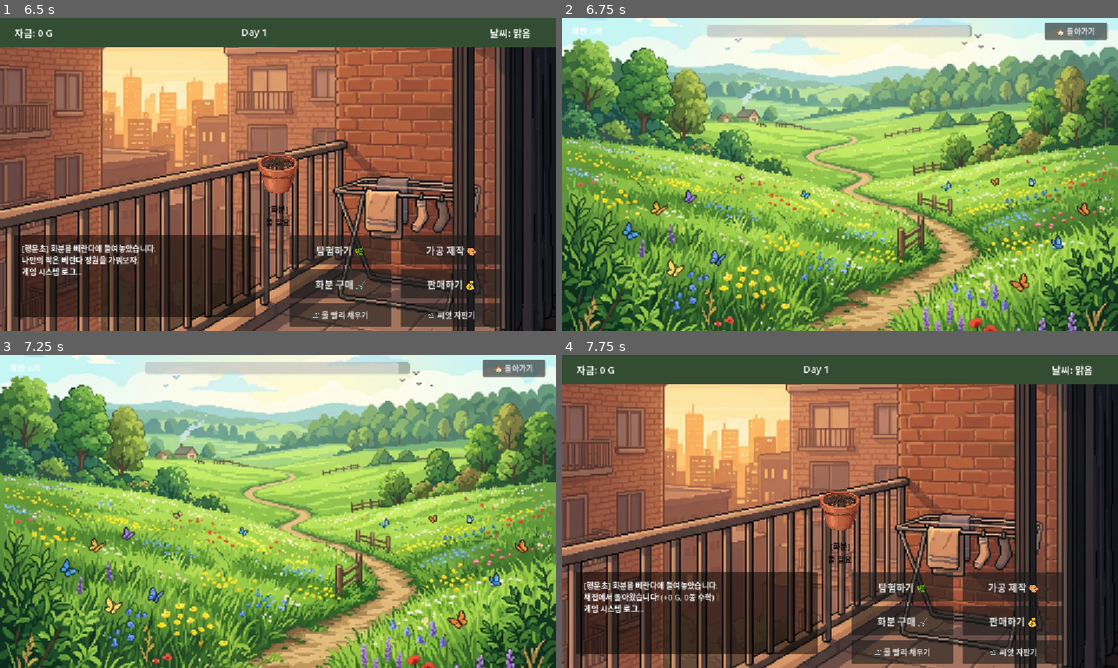
Above: before the commit, frames 1-4 (two rows, left to right).
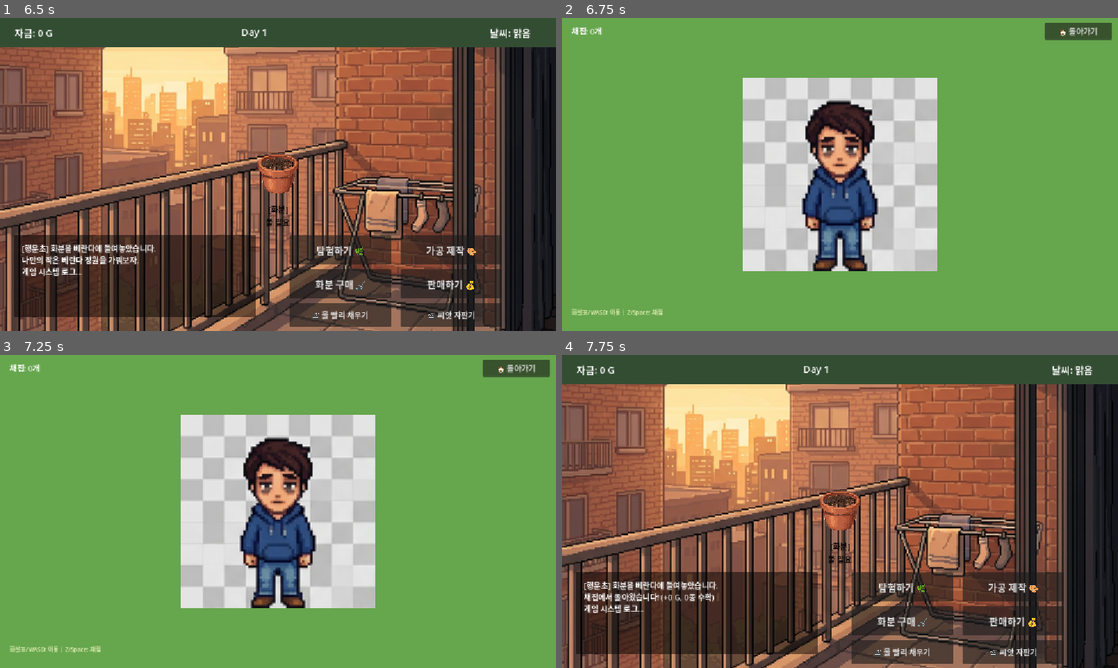
Above: after the commit, the same moments.

Repository: 9959930-code/plant-collector-game
Game: Godot game, scene res://Scenes/TitleScreen.tscn
Same seed, same stepped clock (60 frames per second), same inputs: the game is played once before the commit and once after it.
Inputs (mouse positions are in pixels of both pictures, inside the frame that each line leads up to):
- Up to frame 1 (6.5 s): click "🌱 시작하기" at 0.5 s; tap Enter (ui_accept) at 1.25, 2.27, 2.3, 2.57, 3.77, 3.8, 4.07, 5.27, 5.3, 5.57 s; move the mouse to (400, 158) at 1.27 s; hold Right (ui_right) 1.28-2.03 s; hold Enter (ui_accept) 1.28-2.03 s; click (400, 158) at 1.42 s; move the mouse to (166, 190) at 2.02 s; hold Down (ui_down) 2.03-2.78 s; tap Space at 2.1, 3.6, 5.1 s; move the mouse to (333, 105) at 2.77 s; hold Right (ui_right) 2.78-3.53 s; hold Enter (ui_accept) 2.78-3.53 s; move the mouse to (250, 237) at 3.52 s; hold Up (ui_up) 3.53-4.28 s; click (250, 237) at 3.67 s; move the mouse to (444, 221) at 4.27 s; hold Enter (ui_accept) 4.28-5.03 s; hold Left (ui_left) 4.28-5.78 s; move the mouse to (111, 127) at 5.02 s; move the mouse to (305, 174) at 5.77 s; hold Down (ui_down) from 5.78 s (still down); hold Enter (ui_accept) from 5.78 s (still down); click (305, 174) at 5.92 s
- Up to frame 2 (6.75 s): release Down (ui_down) at 6.5 s; release Enter (ui_accept) at 6.5 s; click "탐험하기 🌿" at 6.5 s
- Up to frame 3 (7.25 s): no input
- Up to frame 4 (7.75 s): click "🏠 돌아가기" at 7.25 s

Frame 1 is identical in both runs. In frame 2, 90% of the frame differs, in the area x 0-100%, y 0-100%; in frame 3, 90%; in frame 4, nothing differs.
Error after the commit: Invalid assignment of property or key 'text' with value of type 'String' on a base object of type 'Nil'. (res://Scripts/WildPlant.gd:16)

Commit message:
🎮 대대적 개편 Phase 1: 타일맵 월드 + 캐릭터 이동 시스템
스타듀밸리/포켓몬 스타일로 완전 재구성:
- Player.gd: 4방향 이동 + 스프라이트시트 자동 SpriteFrames 생성
- Player.tscn: CharacterBody2D + 충돌체 + 인터랙션 레이캐스트 + 카메라
- FieldMap.gd/tscn: 걸어다니는 들판 + 야생식물 랜덤 배치
- WildPlant.gd/tscn: 다가가서 Z키로 채집하는 인터랙션 오브젝트
- 에셋 3종: 타일셋, 캐릭터 스프라이트시트, 식물 성장 시트
- MainGame 탐험 버튼 → 새 FieldMap으로 연결

Diff:
--- /dev/null
+++ b/Scenes/FieldMap.tscn
@@ -0,0 +1,52 @@
+[gd_scene load_steps=3 format=3 uid="uid://field_map_scene"]
+
+[ext_resource type="Script" path="res://Scripts/FieldMap.gd" id="1_fm"]
+[ext_resource type="PackedScene" path="res://Scenes/Player.tscn" id="2_player"]
+
+[node name="FieldMap" type="Node2D"]
+script = ExtResource("1_fm")
+
+[node name="Background" type="ColorRect" parent="."]
+offset_right = 800.0
+offset_bottom = 600.0
+color = Color(0.35, 0.55, 0.25, 1)
+
+[node name="GrassOverlay" type="ColorRect" parent="."]
+offset_left = 50.0
+offset_top = 50.0
+offset_right = 750.0
+offset_bottom = 550.0
+color = Color(0.4, 0.65, 0.3, 1)
+
+[node name="Player" parent="." instance=ExtResource("2_player")]
+position = Vector2(400, 300)
+
+[node name="UI" type="CanvasLayer" parent="."]
+
+[node name="ItemLabel" type="Label" parent="UI"]
+offset_left = 20.0
+offset_top = 15.0
+offset_right = 200.0
+offset_bottom = 40.0
+theme_override_font_sizes/font_size = 16
+theme_override_colors/font_color = Color(1, 1, 1, 1)
+text = "채집: 0개"
+
+[node name="BackButton" type="Button" parent="UI"]
+offset_left = 1000.0
+offset_top = 10.0
+offset_right = 1140.0
+offset_bottom = 45.0
+theme_override_font_sizes/font_size = 16
+text = "🏠 돌아가기"
+
+[node name="HintLabel" type="Label" parent="UI"]
+offset_left = 20.0
+offset_top = 600.0
+offset_right = 400.0
+offset_bottom = 630.0
+theme_override_font_sizes/font_size = 12
+theme_override_colors/font_color = Color(1, 1, 0.8, 0.8)
+text = "화살표/WASD: 이동 | Z/Space: 채집"
+
+[connection signal="pressed" from="UI/BackButton" to="." method="_on_back_pressed"]
--- /dev/null
+++ b/Scenes/Player.tscn
@@ -0,0 +1,27 @@
+[gd_scene load_steps=2 format=3 uid="uid://player_scene"]
+
+[ext_resource type="Script" path="res://Scripts/Player.gd" id="1_player"]
+
+[sub_resource type="RectangleShape2D" id="RectangleShape2D_player"]
+size = Vector2(14, 10)
+
+[node name="Player" type="CharacterBody2D"]
+script = ExtResource("1_player")
+collision_layer = 1
+collision_mask = 1
+
+[node name="AnimatedSprite2D" type="AnimatedSprite2D" parent="."]
+
+[node name="CollisionShape2D" type="CollisionShape2D" parent="."]
+position = Vector2(0, 6)
+shape = SubResource("RectangleShape2D_player")
+
+[node name="InteractRay" type="RayCast2D" parent="."]
+target_position = Vector2(0, 20)
+collision_mask = 2
+enabled = true
+
+[node name="Camera2D" type="Camera2D" parent="."]
+zoom = Vector2(2.5, 2.5)
+position_smoothing_enabled = true
+position_smoothing_speed = 8.0
--- /dev/null
+++ b/Scenes/WildPlant.tscn
@@ -0,0 +1,35 @@
+[gd_scene load_steps=2 format=3 uid="uid://wild_plant_scene"]
+
+[ext_resource type="Script" path="res://Scripts/WildPlant.gd" id="1_wp"]
+
+[node name="WildPlant" type="StaticBody2D"]
+script = ExtResource("1_wp")
+collision_layer = 2
+collision_mask = 0
+
+[node name="Sprite2D" type="Sprite2D" parent="."]
+scale = Vector2(0.8, 0.8)
+modulate = Color(0.2, 0.8, 0.2, 1)
+
+[node name="CollisionShape2D" type="CollisionShape2D" parent="."]
+
+[node name="Label" type="Label" parent="."]
+offset_left = -25.0
+offset_top = -30.0
+offset_right = 25.0
+offset_bottom = -12.0
+theme_override_font_sizes/font_size = 10
+text = "식물"
+horizontal_alignment = 1
+visible = false
+
+[node name="InteractHint" type="Label" parent="."]
+offset_left = -20.0
+offset_top = 10.0
+offset_right = 20.0
+offset_bottom = 25.0
+theme_override_font_sizes/font_size = 8
+theme_override_colors/font_color = Color(1, 1, 0.5, 1)
+text = "[Z]"
+horizontal_alignment = 1
+visible = false
--- /dev/null
+++ b/Scripts/FieldMap.gd
@@ -0,0 +1,56 @@
+extends Node2D
+
+## 들판 맵 — 캐릭터가 직접 걸어다니며 야생 식물을 채집하는 필드
+## 타일맵 기반 + 랜덤 야생 식물 배치
+
+@onready var player = $Player
+@onready var ui_layer = $UI
+@onready var item_label = $UI/ItemLabel
+@onready var back_button = $UI/BackButton
+
+var collected_items: Array = []
+
+# 야생 식물 데이터
+var wild_plant_types = [
+	{"name": "들꽃", "color": Color(1, 0.5, 0.8), "value": 5},
+	{"name": "클로버", "color": Color(0.2, 0.8, 0.2), "value": 8},
+	{"name": "민들레", "color": Color(1, 0.9, 0.2), "value": 6},
+	{"name": "라벤더", "color": Color(0.6, 0.4, 0.9), "value": 12},
+	{"name": "데이지", "color": Color(1, 1, 0.9), "value": 10},
+	{"name": "제비꽃", "color": Color(0.5, 0.3, 0.8), "value": 15},
+]
+
+func _ready():
+	update_ui()
+	spawn_wild_plants()
+
+func spawn_wild_plants():
+	# 들판 곳곳에 랜덤으로 야생 식물 배치
+	var plant_count = randi_range(10, 18)
+	for i in range(plant_count):
+		var plant = preload("res://Scenes/WildPlant.tscn").instantiate()
+		var px = randf_range(80, 600)
+		var py = randf_range(80, 400)
+		plant.position = Vector2(px, py)
+
+		var plant_data = wild_plant_types[randi() % wild_plant_types.size()]
+		plant.setup(plant_data)
+		plant.connect("collected", Callable(self, "_on_plant_collected"))
+		add_child(plant)
+
+func _on_plant_collected(plant_data: Dictionary):
+	collected_items.append(plant_data)
+	update_ui()
+
+func update_ui():
+	item_label.text = "채집: %d개" % collected_items.size()
+
+func _on_back_pressed():
+	# 메인으로 돌아가기
+	var total_value = 0
+	for item in collected_items:
+		total_value += item["value"]
+
+	Engine.set_meta("field_earnings", total_value)
+	Engine.set_meta("field_plants", collected_items)
+	get_tree().change_scene_to_file("res://Scenes/MainGame.tscn")
--- a/Scripts/MainGame.gd
+++ b/Scripts/MainGame.gd
@@ -102,7 +102,7 @@
 
 func _on_explore_button_pressed():
 	trigger_diary("first_explore")
-	get_tree().change_scene_to_file("res://Scenes/FieldExplore.tscn")
+	get_tree().change_scene_to_file("res://Scenes/FieldMap.tscn")
 
 func _on_shop_button_pressed():
 	if money >= 30:
--- /dev/null
+++ b/Scripts/Player.gd
@@ -0,0 +1,114 @@
+extends CharacterBody2D
+
+## 플레이어 캐릭터 — 4방향 이동 + 애니메이션
+## 스타듀밸리/포켓몬 스타일 탑다운 2D 이동
+
+const SPEED = 120.0
+
+@onready var anim_sprite = $AnimatedSprite2D
+@onready var interact_ray = $InteractRay
+
+var direction = "down"
+var is_moving = false
+var spritesheet: Texture2D
+
+func _ready():
+	# 스프라이트시트에서 애니메이션 프레임 자동 생성
+	spritesheet = preload("res://Assets/Images/character_spritesheet.png")
+	setup_animations()
+
+func setup_animations():
+	var frames = SpriteFrames.new()
+	var img = spritesheet.get_image()
+	var sheet_w = img.get_width()
+	var sheet_h = img.get_height()
+	var cols = 4
+	var rows = 4
+	var frame_w = sheet_w / cols
+	var frame_h = sheet_h / rows
+
+	# 4방향: down(0), left(1), right(2), up(3)
+	var dir_names = ["down", "left", "right", "up"]
+
+	for row in range(rows):
+		var dir_name = dir_names[row]
+
+		# idle 애니메이션 (첫 프레임만)
+		var idle_name = "idle_" + dir_name
+		frames.add_animation(idle_name)
+		frames.set_animation_speed(idle_name, 6)
+		frames.set_animation_loop(idle_name, true)
+
+		var idle_rect = Rect2i(0, row * frame_h, frame_w, frame_h)
+		var idle_img = img.get_region(idle_rect)
+		var idle_tex = ImageTexture.create_from_image(idle_img)
+		frames.add_frame(idle_name, idle_tex)
+
+		# walk 애니메이션 (모든 프레임)
+		var walk_name = "walk_" + dir_name
+		frames.add_animation(walk_name)
+		frames.set_animation_speed(walk_name, 8)
+		frames.set_animation_loop(walk_name, true)
+
+		for col in range(cols):
+			var rect = Rect2i(col * frame_w, row * frame_h, frame_w, frame_h)
+			var frame_img = img.get_region(rect)
+			var frame_tex = ImageTexture.create_from_image(frame_img)
+			frames.add_frame(walk_name, frame_tex)
+
+	# 기본 "default" 애니메이션 제거
+	if frames.has_animation("default"):
+		frames.remove_animation("default")
+
+	anim_sprite.sprite_frames = frames
+	anim_sprite.play("idle_down")
+
+func _physics_process(_delta):
+	var input_dir = Vector2.ZERO
+
+	# 키보드 입력
+	if Input.is_action_pressed("ui_right"):
+		input_dir.x += 1
+		direction = "right"
+	elif Input.is_action_pressed("ui_left"):
+		input_dir.x -= 1
+		direction = "left"
+	elif Input.is_action_pressed("ui_down"):
+		input_dir.y += 1
+		direction = "down"
+	elif Input.is_action_pressed("ui_up"):
+		input_dir.y -= 1
+		direction = "up"
+
+	if input_dir != Vector2.ZERO:
+		input_dir = input_dir.normalized()
+		velocity = input_dir * SPEED
+		is_moving = true
+
+		match direction:
+			"down": interact_ray.target_position = Vector2(0, 20)
+			"up": interact_ray.target_position = Vector2(0, -20)
+			"left": interact_ray.target_position = Vector2(-20, 0)
+			"right": interact_ray.target_position = Vector2(20, 0)
+	else:
+		velocity = Vector2.ZERO
+		is_moving = false
+
+	update_animation()
+	move_and_slide()
+
+func update_animation():
+	if is_moving:
+		anim_sprite.play("walk_" + direction)
+	else:
+		anim_sprite.play("idle_" + direction)
+
+func _unhandled_input(event):
+	if event.is_action_pressed("ui_accept"):
+		interact()
+
+func interact():
+	if interact_ray.is_colliding():
+		var target = interact_ray.get_collider()
+		if target.has_method("on_interact"):
+			target.on_interact(self)
--- /dev/null
+++ b/Scripts/WildPlant.gd
@@ -0,0 +1,33 @@
+extends StaticBody2D
+
+## 야생 식물 오브젝트 — 캐릭터가 다가가서 상호작용하면 채집
+## 들판에 랜덤 배치되며, 인터랙션 시 채집 애니메이션 재생
+
+signal collected(plant_data: Dictionary)
+
+@onready var sprite = $Sprite2D
+@onready var label = $Label
+
+var plant_data: Dictionary = {}
+var is_collected = false
+
+func setup(data: Dictionary):
+	plant_data = data
+	label.text = data["name"]
+	sprite.modulate = data["color"]
+
+func on_interact(_player):
+	if is_collected:
+		return
+
+	is_collected = true
+
+	# 채집 연출: 위로 튀기 + 사라짐
+	var tween = create_tween()
+	tween.tween_property(self, "position:y", position.y - 20, 0.2)
+	tween.parallel().tween_property(sprite, "modulate:a", 0.0, 0.4)
+	tween.parallel().tween_property(label, "modulate:a", 0.0, 0.4)
+	tween.tween_callback(func():
+		emit_signal("collected", plant_data)
+		queue_free()
+	)
Binary file added: Assets/Images/character_spritesheet.png
Not shown, added: Assets/Images/character_spritesheet.png.import
Binary file added: Assets/Images/plants_spritesheet.png
Not shown, added: Assets/Images/plants_spritesheet.png.import
Binary file added: Assets/Images/tileset_nature.png
Not shown, added: Assets/Images/tileset_nature.png.import
Not shown, added: Scripts/FieldMap.gd.uid
Not shown, added: Scripts/Player.gd.uid
Not shown, added: Scripts/WildPlant.gd.uid
